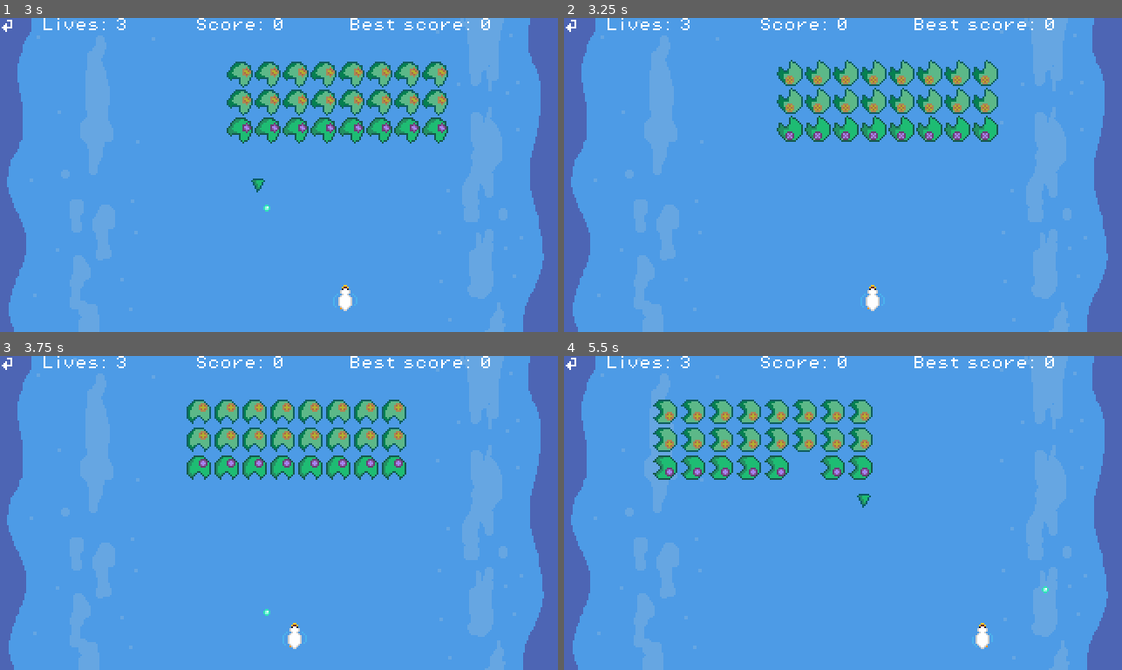
Above: before the commit, frames 1-4 (two rows, left to right).
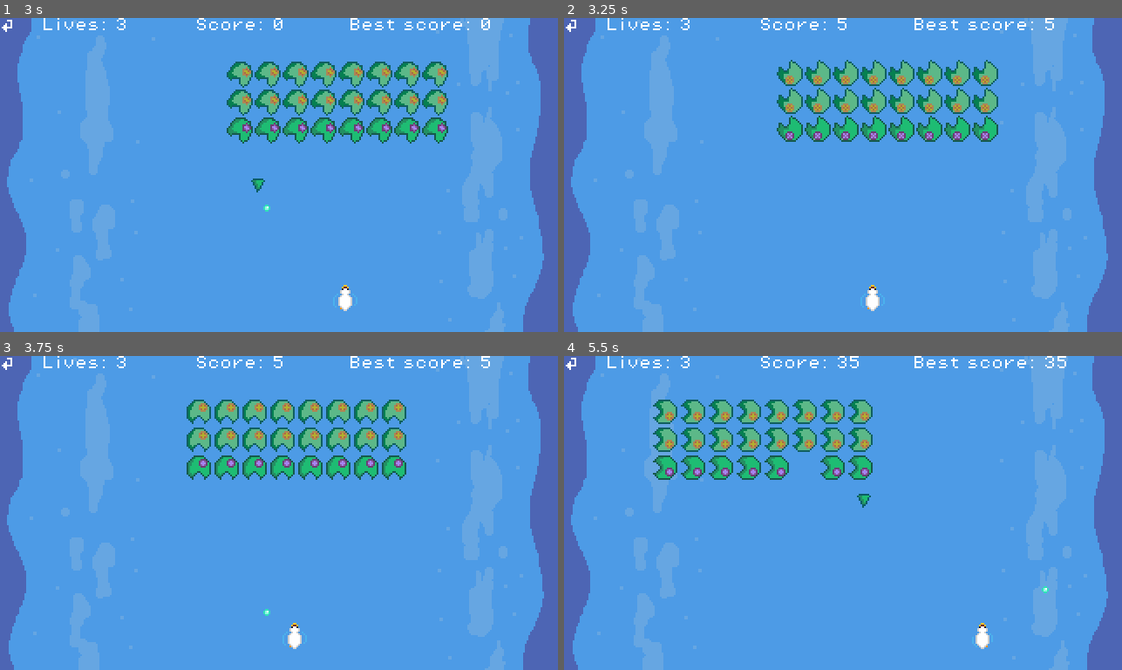
Above: after the commit, the same moments.

Repository: Modailun/space-invader-clone
Game: Godot game, scene res://scenes/ui/main_menu.tscn
Two runs of this game, one before a commit and one after it. Both use one fixed random seed, a clock stepped at 60 frames per second and the inputs below.
Inputs:
- Up to frame 1 (3 s): click "New Game" at 0.5 s; click "New Game" at 1.25 s; hold D (move_right) 2.03-2.78 s; hold W (shoot) 2.03-2.78 s; hold A (move_left) from 2.78 s (still down); tap W (shoot) at 2.85 s
- Up to frame 2 (3.25 s): keep holding A (move_left)
- Up to frame 3 (3.75 s): release A (move_left) at 3.53 s; hold D (move_right) from 3.53 s (still down); hold W (shoot) from 3.53 s (still down)
- Up to frame 4 (5.5 s): release W (shoot) at 4.28 s; tap W (shoot) at 4.35 s; release D (move_right) at 5.03 s; hold A (move_left) from 5.03 s (still down); hold W (shoot) from 5.03 s (still down)

Frame 1 is identical in both runs. In frame 2, less than 0.1% of the frame differs, in the area x 49-88%, y 0-3%; in frame 3, less than 0.1%; in frame 4, less than 0.1%, in the area x 49-90%, y 0-4%.

Commit message:
Added score system and fixed a bunch of stuff

Diff:
--- /dev/null
+++ b/scenes/ui/end_screen_lose.tscn
@@ -0,0 +1,91 @@
+[gd_scene load_steps=9 format=3 uid="uid://sk1vqpqp4fnx"]
+
+[ext_resource type="PackedScene" uid="uid://deuoysgixlqxu" path="res://scenes/ui/background.tscn" id="1_sfd4r"]
+[ext_resource type="Script" uid="uid://dj3ohdtpfa58i" path="res://scripts/ui/end_screen_lose.gd" id="1_vfn7w"]
+[ext_resource type="FontFile" uid="uid://bpmxp0nxnekwg" path="res://assets/fonts/PixelOperator8.ttf" id="3_72nmc"]
+[ext_resource type="Theme" uid="uid://cbnm1b1f2tdh8" path="res://assets/themes/new_theme.tres" id="4_bnhvy"]
+[ext_resource type="PackedScene" uid="uid://00cuijx1nyf1" path="res://scenes/ui/pause_ui.tscn" id="5_72nmc"]
+
+[sub_resource type="LabelSettings" id="LabelSettings_bnhvy"]
+font = ExtResource("3_72nmc")
+font_size = 8
+
+[sub_resource type="InputEventKey" id="InputEventKey_vuvqp"]
+device = -1
+keycode = 32
+unicode = 32
+
+[sub_resource type="Shortcut" id="Shortcut_72nmc"]
+events = [SubResource("InputEventKey_vuvqp")]
+
+[node name="EndScreenLose" type="MarginContainer"]
+anchors_preset = 15
+anchor_right = 1.0
+anchor_bottom = 1.0
+grow_horizontal = 2
+grow_vertical = 2
+script = ExtResource("1_vfn7w")
+
+[node name="Background" parent="." instance=ExtResource("1_sfd4r")]
+layout_mode = 2
+
+[node name="MarginContainer" type="MarginContainer" parent="."]
+layout_mode = 2
+theme_override_constants/margin_left = 30
+theme_override_constants/margin_top = 20
+theme_override_constants/margin_right = 30
+theme_override_constants/margin_bottom = 20
+
+[node name="HBoxContainer" type="HBoxContainer" parent="MarginContainer"]
+layout_mode = 2
+alignment = 1
+
+[node name="VBoxContainer" type="VBoxContainer" parent="MarginContainer/HBoxContainer"]
+layout_mode = 2
+alignment = 1
+
+[node name="MarginContainer2" type="MarginContainer" parent="MarginContainer/HBoxContainer/VBoxContainer"]
+layout_mode = 2
+theme_override_constants/margin_bottom = 10
+
+[node name="GameOverLabel" type="Label" parent="MarginContainer/HBoxContainer/VBoxContainer/MarginContainer2"]
+texture_filter = 1
+layout_mode = 2
+text = "You lost"
+label_settings = SubResource("LabelSettings_bnhvy")
+horizontal_alignment = 1
+vertical_alignment = 1
+
+[node name="ScoreLoseLabel" type="Label" parent="MarginContainer/HBoxContainer/VBoxContainer"]
+texture_filter = 1
+layout_mode = 2
+text = "Your score : X"
+label_settings = SubResource("LabelSettings_bnhvy")
+horizontal_alignment = 1
+vertical_alignment = 1
+
+[node name="BestScoreLoseLabel" type="Label" parent="MarginContainer/HBoxContainer/VBoxContainer"]
+texture_filter = 1
+layout_mode = 2
+text = "Best score : X"
+label_settings = SubResource("LabelSettings_bnhvy")
+horizontal_alignment = 1
+vertical_alignment = 1
+
+[node name="MarginContainer" type="MarginContainer" parent="MarginContainer/HBoxContainer/VBoxContainer"]
+layout_mode = 2
+theme_override_constants/margin_top = 30
+
+[node name="Button" type="Button" parent="MarginContainer/HBoxContainer/VBoxContainer/MarginContainer"]
+texture_filter = 1
+layout_mode = 2
+theme = ExtResource("4_bnhvy")
+theme_type_variation = &"FlatButton"
+theme_override_font_sizes/font_size = 16
+shortcut = SubResource("Shortcut_72nmc")
+text = "Replay"
+icon_alignment = 1
+
+[node name="PauseUI" parent="." instance=ExtResource("5_72nmc")]
+
+[connection signal="pressed" from="MarginContainer/HBoxContainer/VBoxContainer/MarginContainer/Button" to="." method="_on_button_pressed"]
--- /dev/null
+++ b/scenes/ui/end_screen_win.tscn
@@ -0,0 +1,91 @@
+[gd_scene load_steps=9 format=3 uid="uid://hllhkqcwa5ff"]
+
+[ext_resource type="Script" uid="uid://bugcalblp1wip" path="res://scripts/ui/end_screen_win.gd" id="1_85u5r"]
+[ext_resource type="PackedScene" uid="uid://deuoysgixlqxu" path="res://scenes/ui/background.tscn" id="1_o46om"]
+[ext_resource type="FontFile" uid="uid://bpmxp0nxnekwg" path="res://assets/fonts/PixelOperator8.ttf" id="3_d6it6"]
+[ext_resource type="Theme" uid="uid://cbnm1b1f2tdh8" path="res://assets/themes/new_theme.tres" id="4_dj5kh"]
+[ext_resource type="PackedScene" uid="uid://00cuijx1nyf1" path="res://scenes/ui/pause_ui.tscn" id="5_vuvqp"]
+
+[sub_resource type="LabelSettings" id="LabelSettings_agsda"]
+font = ExtResource("3_d6it6")
+font_size = 8
+
+[sub_resource type="InputEventKey" id="InputEventKey_vuvqp"]
+device = -1
+keycode = 32
+unicode = 32
+
+[sub_resource type="Shortcut" id="Shortcut_ef4gk"]
+events = [SubResource("InputEventKey_vuvqp")]
+
+[node name="EndScreenWin" type="MarginContainer"]
+anchors_preset = 15
+anchor_right = 1.0
+anchor_bottom = 1.0
+grow_horizontal = 2
+grow_vertical = 2
+script = ExtResource("1_85u5r")
+
+[node name="Background" parent="." instance=ExtResource("1_o46om")]
+layout_mode = 2
+
+[node name="MarginContainer" type="MarginContainer" parent="."]
+layout_mode = 2
+theme_override_constants/margin_left = 30
+theme_override_constants/margin_top = 20
+theme_override_constants/margin_right = 30
+theme_override_constants/margin_bottom = 20
+
+[node name="HBoxContainer" type="HBoxContainer" parent="MarginContainer"]
+layout_mode = 2
+alignment = 1
+
+[node name="VBoxContainer" type="VBoxContainer" parent="MarginContainer/HBoxContainer"]
+layout_mode = 2
+alignment = 1
+
+[node name="MarginContainer2" type="MarginContainer" parent="MarginContainer/HBoxContainer/VBoxContainer"]
+layout_mode = 2
+theme_override_constants/margin_bottom = 10
+
+[node name="GameWinLabel" type="Label" parent="MarginContainer/HBoxContainer/VBoxContainer/MarginContainer2"]
+texture_filter = 1
+layout_mode = 2
+text = "You win"
+label_settings = SubResource("LabelSettings_agsda")
+horizontal_alignment = 1
+vertical_alignment = 1
+
+[node name="BestScoreWinLabel" type="Label" parent="MarginContainer/HBoxContainer/VBoxContainer"]
+texture_filter = 1
+layout_mode = 2
+text = "Best score : X"
+label_settings = SubResource("LabelSettings_agsda")
+horizontal_alignment = 1
+vertical_alignment = 1
+
+[node name="ScoreWinLabel" type="Label" parent="MarginContainer/HBoxContainer/VBoxContainer"]
+texture_filter = 1
+layout_mode = 2
+text = "Your score : X"
+label_settings = SubResource("LabelSettings_agsda")
+horizontal_alignment = 1
+vertical_alignment = 1
+
+[node name="MarginContainer" type="MarginContainer" parent="MarginContainer/HBoxContainer/VBoxContainer"]
+layout_mode = 2
+theme_override_constants/margin_top = 30
+
+[node name="Button" type="Button" parent="MarginContainer/HBoxContainer/VBoxContainer/MarginContainer"]
+texture_filter = 1
+layout_mode = 2
+theme = ExtResource("4_dj5kh")
+theme_type_variation = &"FlatButton"
+theme_override_font_sizes/font_size = 16
+shortcut = SubResource("Shortcut_ef4gk")
+text = "Replay"
+icon_alignment = 1
+
+[node name="PauseUI" parent="." instance=ExtResource("5_vuvqp")]
+
+[connection signal="pressed" from="MarginContainer/HBoxContainer/VBoxContainer/MarginContainer/Button" to="." method="_on_button_pressed"]
--- a/scripts/enemies/chunk.gd
+++ b/scripts/enemies/chunk.gd
@@ -13,6 +13,5 @@
 func _on_body_entered(body: Node2D) -> void:
 	if body.is_in_group("player") and body.is_inside_tree():
 		body.died()
-		body.queue_free()
 		queue_free()
 		# Optionally, you can add score increment logic here
--- a/scripts/enemies/mothership.gd
+++ b/scripts/enemies/mothership.gd
@@ -4,6 +4,7 @@
 @export var speed: int = 48
 
 func _ready() -> void:
+	add_to_group("mothership")
 	print("Mothership ready")
 	if position.x > 160:
 		direction = -1
--- a/scripts/enemies/orange_ship.gd
+++ b/scripts/enemies/orange_ship.gd
@@ -1 +1,4 @@
 extends "res://scripts/enemies/enemy.gd"
+
+func _ready() -> void:
+	add_to_group("orange_ship")
--- a/scripts/enemies/violet_ship.gd
+++ b/scripts/enemies/violet_ship.gd
@@ -1 +1,4 @@
 extends "res://scripts/enemies/enemy.gd"
+
+func _ready() -> void:
+	add_to_group("violet_ship")
--- a/scripts/levels/formation_level_1.gd
+++ b/scripts/levels/formation_level_1.gd
@@ -17,6 +17,7 @@
 @onready var shoot_timer: Timer = $ShootTimer
 @onready var orange_ship_scene: PackedScene = preload("res://scenes/enemies/orange_ship.tscn")
 @onready var violet_ship_scene: PackedScene = preload("res://scenes/enemies/violet_ship.tscn")
+@onready var game_manager: Node = %GameManager
 
 func _ready() -> void:
 	# Ajoute les ennemis de la première ligne
@@ -61,6 +62,9 @@
 		direction_y *= -1
 		position.y += direction_y * distance_y
 
+	if get_bottom_enemies().size() == 0:
+		game_manager.winner()
+
 func _on_shoot_timer_timeout() -> void:
 	# Trouve la ligne la plus basse avec des ennemis vivants
 	var bottom_line_enemies = get_bottom_enemies()
--- a/scripts/levels/game_manager.gd
+++ b/scripts/levels/game_manager.gd
@@ -54,29 +54,35 @@
 		mul = 1  # Réinitialise le multiplicateur
 		# Met à jour l'affichage du score et des vies
 		score_label.text = "Score: " + str(score)
-		#lives_label.text = "Lives: " + str(lives)
+		lives_label.text = "Lives: " + str(lives)
 	else:
 		# Si c'était la dernière vie, le joueur perd
+		lives -= 1  # Retire une vie
+		lives_label.text = "Lives: " + str(lives)
 		Engine.time_scale = 0.5  # Ralentit le temps pour l'effet dramatique
 		game_over_timer.start()  # Démarre le timer pour la fin de partie
 
-
+func winner() -> void:
+	game_over(true)
 
 # Gère la fin de partie (victoire ou défaite)
-func game_over() -> void:
+func game_over(win: bool) -> void:
 	# Enregistre le dernier score dans le gestionnaire de scènes
 	ScenesManager.latest_score = score
 	save_high_score()  # Sauvegarde le meilleur score
 	ScenesManager.high_score = get_high_score()  # Récupère le meilleur score
-
 	# Réinitialise les variables pour une nouvelle partie
 	score = 0
 	lives = 3
 	mul = 1
-
-	#print("Game Over")  # Affiche "Game Over" dans la console
-	# Charge l'écran de fin de partie (défaite)
-	#ScenesManager.change_scene(ScenesManager.Scenes["END_SCREEN_LOSE"])
+	if not win:
+		#print("Game Over")  # Affiche "Game Over" dans la console
+		# Charge l'écran de fin de partie (défaite)
+		ScenesManager.change_scene(ScenesManager.Scenes["END_SCREEN_LOSE"])
+	else:
+		#print("You Win!")  # Affiche "You Win!" dans la console
+		# Charge l'écran de fin de partie (victoire)
+		ScenesManager.change_scene(ScenesManager.Scenes["END_SCREEN_WIN"])
 
 func save_high_score() -> void:
 	var config = ConfigFile.new()
@@ -99,4 +105,4 @@
 
 func _on_game_over_timer_timeout() -> void:
 	Engine.time_scale = 1
-	game_over()
+	game_over(false)
--- a/scripts/player/bubble.gd
+++ b/scripts/player/bubble.gd
@@ -1,4 +1,6 @@
 extends Area2D
+
+signal hit(points: int)
 
 @export var speed: float = 50.0
 
@@ -11,11 +13,25 @@
 
 func _on_body_entered(body: Node2D) -> void:
 	if body is Enemy and body.is_inside_tree():
+		if body.is_in_group("mothership"):
+			print("Hit mothership")
+			emit_signal("hit", 100)
+			#%GameManager.add_point(100)
+		elif body.is_in_group("violet_ship"):
+			print("Hit violet ship")
+			emit_signal("hit", 30)
+			#%GameManager.add_point(30)
+		elif body.is_in_group("orange_ship"):
+			print("Hit orange ship")
+			emit_signal("hit", 20)
+			#%GameManager.add_point(20)
 		body.queue_free()
 		queue_free()
 
 
 func _on_area_entered(area: Area2D) -> void:
 	if area.is_in_group("enemy_chunks") and area.is_inside_tree():
+		#%GameManager.add_point(5)
+		emit_signal("hit", 5)
 		area.queue_free()
 		queue_free()
--- a/scripts/player/player.gd
+++ b/scripts/player/player.gd
@@ -4,7 +4,7 @@
 
 var bubble_scene: PackedScene = preload("res://scenes/player/bubble.tscn")
 var bubble_start_speed : float = 50.0
-
+@export var initial_position: Vector2 = Vector2(160, 160)
 @onready var timer: Timer = $Timer
 @onready var game_manager: Node = %GameManager
 
@@ -31,6 +31,7 @@
 	var bubble = bubble_scene.instantiate()
 	# Positionne la bulle au-dessus du joueur
 	bubble.position = position + Vector2(0, -4)
+	bubble.connect("hit", _on_bubble_hit)
 	# Ajoute la bulle à la scène
 	get_parent().add_child(bubble)
 	# Démarre le timer pour limiter la cadence de tir
@@ -38,3 +39,9 @@
 
 func died() -> void:
 	print("Player died")
+	if game_manager.lives > 1:
+		position = initial_position
+	game_manager.lose_life()
+
+func _on_bubble_hit(points: int) -> void:
+	game_manager.add_point(points)
--- a/scripts/scenes_manager.gd
+++ b/scripts/scenes_manager.gd
@@ -6,6 +6,8 @@
 	"LEVEL_1" = "res://scenes/levels/level_1.tscn",
 	"SETTINGS" = "res://scenes/ui/settings.tscn",
 	"CREDITS" = "res://scenes/ui/credits.tscn",
+	"END_SCREEN_WIN" = "res://scenes/ui/end_screen_win.tscn",
+	"END_SCREEN_LOSE" = "res://scenes/ui/end_screen_lose.tscn"
 }
 
 # Scène actuelle
--- /dev/null
+++ b/scripts/ui/end_screen_lose.gd
@@ -0,0 +1,11 @@
+extends MarginContainer
+
+@onready var score_lose_label: Label = $MarginContainer/HBoxContainer/VBoxContainer/ScoreLoseLabel
+@onready var best_score_lose_label: Label = $MarginContainer/HBoxContainer/VBoxContainer/BestScoreLoseLabel
+
+func _ready() -> void:
+	score_lose_label.text = "Your Score: " + str(ScenesManager.latest_score)
+	best_score_lose_label.text = "Best Score: " + str(ScenesManager.high_score)
+
+func _on_button_pressed() -> void:
+	ScenesManager.change_scene(ScenesManager.Scenes["LEVEL_1"])
--- /dev/null
+++ b/scripts/ui/end_screen_win.gd
@@ -0,0 +1,11 @@
+extends MarginContainer
+
+@onready var score_win_label: Label = $MarginContainer/HBoxContainer/VBoxContainer/ScoreWinLabel
+@onready var best_score_win_label: Label = $MarginContainer/HBoxContainer/VBoxContainer/BestScoreWinLabel
+
+func _ready() -> void:
+	score_win_label.text = "Your Score: " + str(ScenesManager.latest_score)
+	best_score_win_label.text = "Best Score: " + str(ScenesManager.high_score)
+
+func _on_button_pressed() -> void:
+	ScenesManager.change_scene(ScenesManager.Scenes["LEVEL_1"])
Not shown, added: scripts/ui/end_screen_lose.gd.uid
Not shown, added: scripts/ui/end_screen_win.gd.uid
